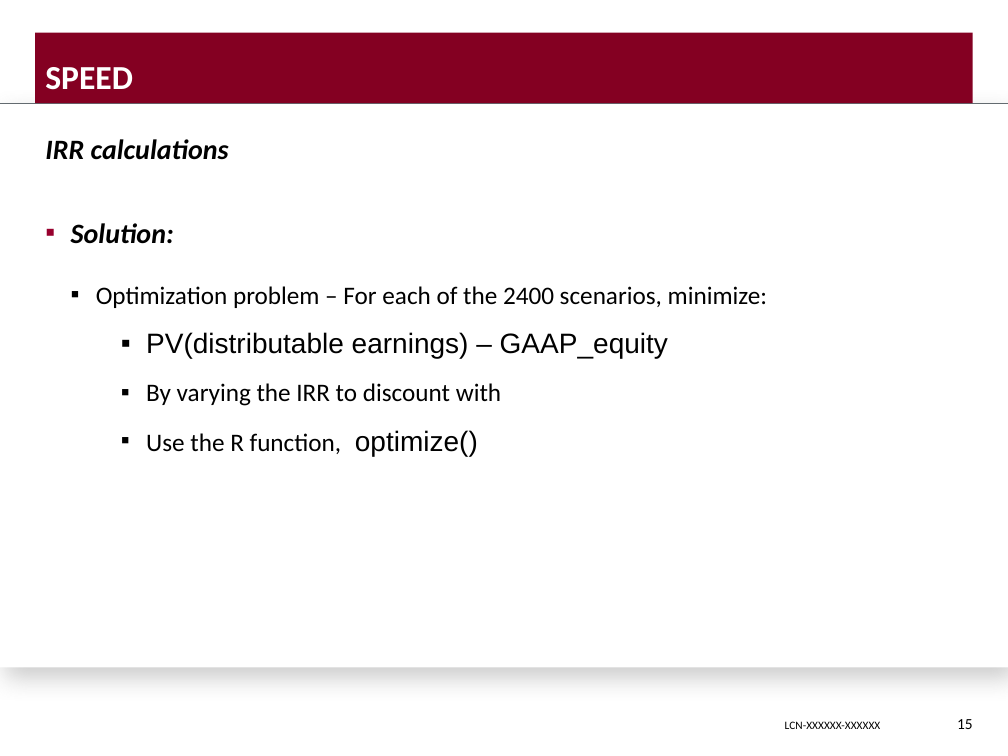
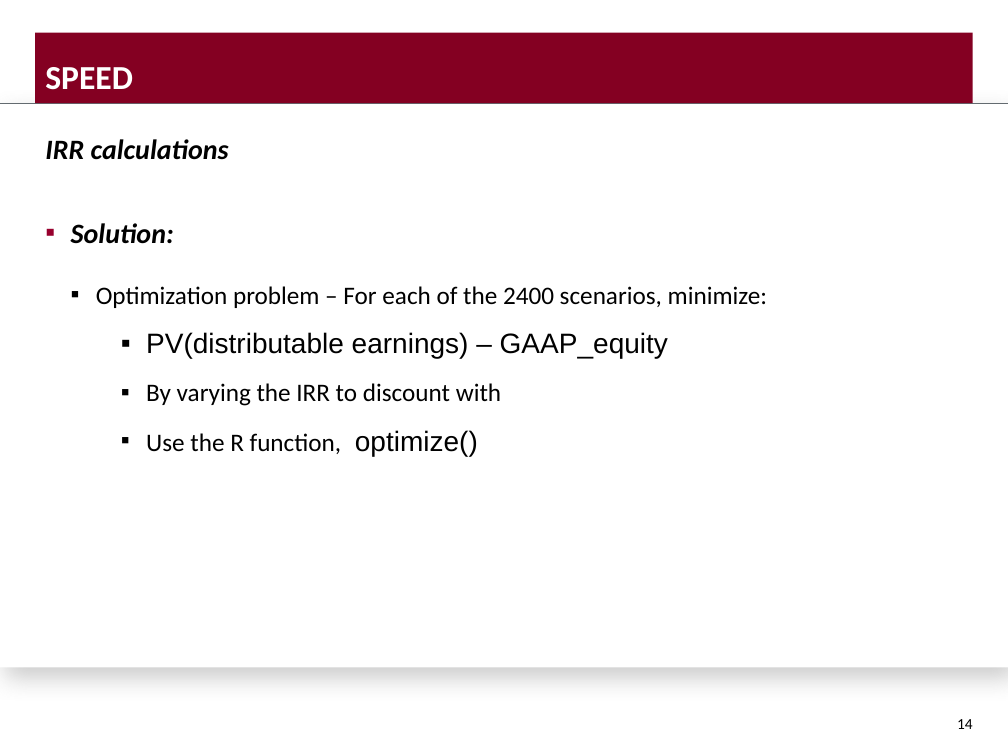
Before and after one commit to DavisVaughan/slides, a slide deck: slide 14 of final-presentation/final-presentation-davis-vaughan.pptx (slide 15 before the commit). Drawn at 1008x756 pixels with LibreOffice and Linux fonts; fonts in the diff are those of the drawing; background and template pictures are left out. Boxes give left, top, right and bottom in pixels: in the first picture for what was removed or moved away, otherwise in the second. Text is boxed around its words. In the diff, an @@ line names an element or a change of style, - is before the commit and + after.

```diff
--- a/final-presentation/final-presentation-davis-vaughan.pptx
+++ b/final-presentation/final-presentation-davis-vaughan.pptx
@@ page number at (957, 719, 973, 729): text changed @@
-15
+14
@@ text removed at (785, 721, 881, 729) @@
-LCN-XXXXXX-XXXXXX
```
Also in this commit, not shown: 19 other slides changed, 1 slide added, 2 slides removed, 5 other files.
